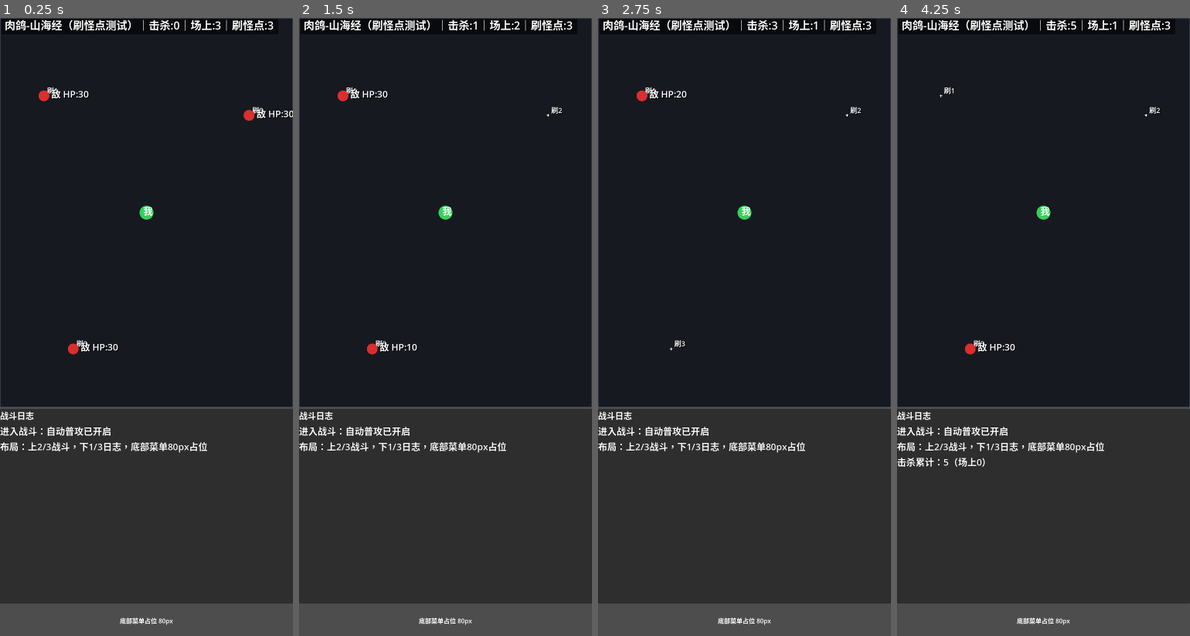
Above: before the commit, frames 1-4 (left to right).
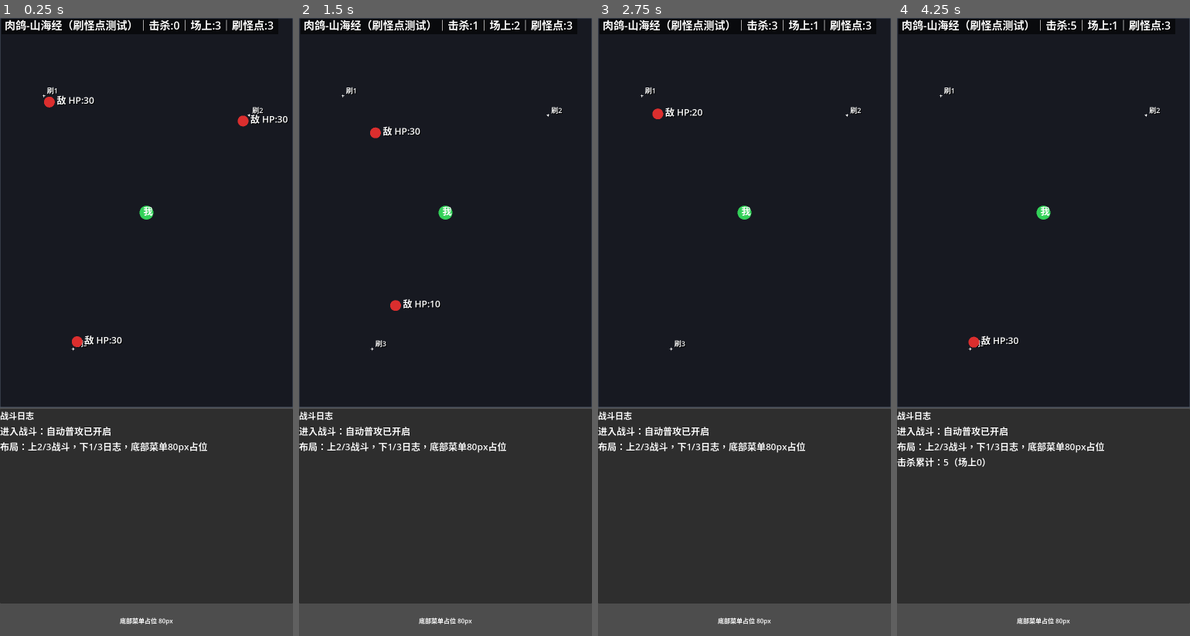
Above: after the commit, the same moments.

Repository: eat-chestnut/shanhaiidle
Game: Godot game, scene res://ui/pages/PageBattle.tscn
The game is run twice, just before and just after one commit, with the same random seed, the same clock (stepped at 60 frames per second) and the same inputs.
Inputs:
- Up to frame 1 (0.25 s): no input
- Up to frame 2 (1.5 s): no input
- Up to frame 3 (2.75 s): no input
- Up to frame 4 (4.25 s): tap Enter at 2.75 s

The runs differ from the first frame. In frame 1, 0.8% of the frame differs, in the area x 13-100%, y 11-55%; in frame 2, 0.6%; in frame 3, 0.3%; in frame 4, 0.3%.

Commit message:
Prompt 1.12：敌人移动追击（更像“刷怪点周围怪聚过来”）
目标：怪从刷怪点刷出来后会朝玩家移动（网游刷怪点刷怪→拉怪→清怪的感觉）。

在 BattleCanvas.gd：
1) 每个敌人结构里要有 pos / speed / radius / spawn_id
2) _process(delta) 中对每个敌人：
- dir = (player_pos - enemy_pos).normalized()
- enemy_pos += dir * speed * delta
- clamp 在 arena_rect 内

验收：
- 怪会从刷怪点位置向玩家聚拢

Diff:
--- a/ui/pages/BattleCanvas.gd
+++ b/ui/pages/BattleCanvas.gd
@@ -41,6 +41,7 @@
 	player["pos"] = arena_rect.position + arena_rect.size * 0.5
 
 	_process_spawn_points()
+	_move_enemies(delta)
 
 	_attack_timer += delta
 	var attack_interval: float = float(player["attack_interval"])
@@ -169,11 +170,46 @@
 		"spawn_id": spawn_id,
 		"monster_id": monster_id,
 		"pos": runtime.get("pos", Vector2.ZERO),
+		"speed": float(template.get("speed", 85)),
 		"radius": float(template.get("radius", 14)),
 		"hp": int(template.get("hp", 30)),
 		"def": int(template.get("def", 2)),
 	}
 	enemies.append(enemy)
+
+func _move_enemies(delta: float) -> void:
+	if enemies.is_empty():
+		return
+
+	var player_pos: Vector2 = player["pos"]
+	for i in enemies.size():
+		var enemy: Dictionary = enemies[i]
+		var enemy_pos: Vector2 = enemy["pos"]
+		var enemy_speed: float = float(enemy.get("speed", 85.0))
+		var enemy_radius: float = float(enemy.get("radius", 14.0))
+
+		var dir: Vector2 = (player_pos - enemy_pos).normalized()
+		enemy_pos += dir * enemy_speed * delta
+		enemy_pos = _clamp_pos_in_arena(enemy_pos, enemy_radius)
+
+		enemy["pos"] = enemy_pos
+		enemies[i] = enemy
+
+func _clamp_pos_in_arena(pos: Vector2, radius: float) -> Vector2:
+	var min_x: float = arena_rect.position.x + radius
+	var max_x: float = arena_rect.position.x + arena_rect.size.x - radius
+	var min_y: float = arena_rect.position.y + radius
+	var max_y: float = arena_rect.position.y + arena_rect.size.y - radius
+
+	if max_x < min_x:
+		max_x = min_x
+	if max_y < min_y:
+		max_y = min_y
+
+	return Vector2(
+		clampf(pos.x, min_x, max_x),
+		clampf(pos.y, min_y, max_y)
+	)
 
 func _auto_attack() -> void:
 	if enemies.is_empty():
